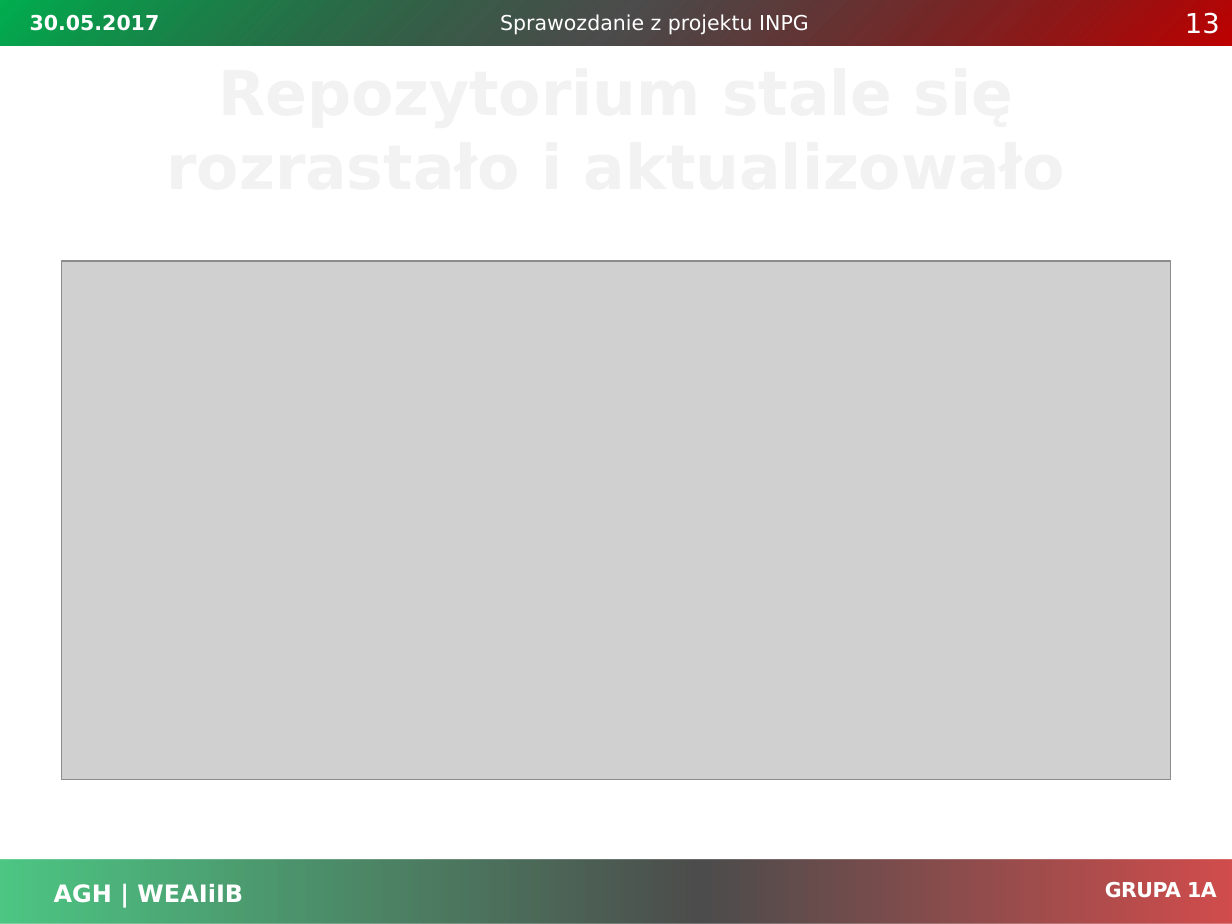
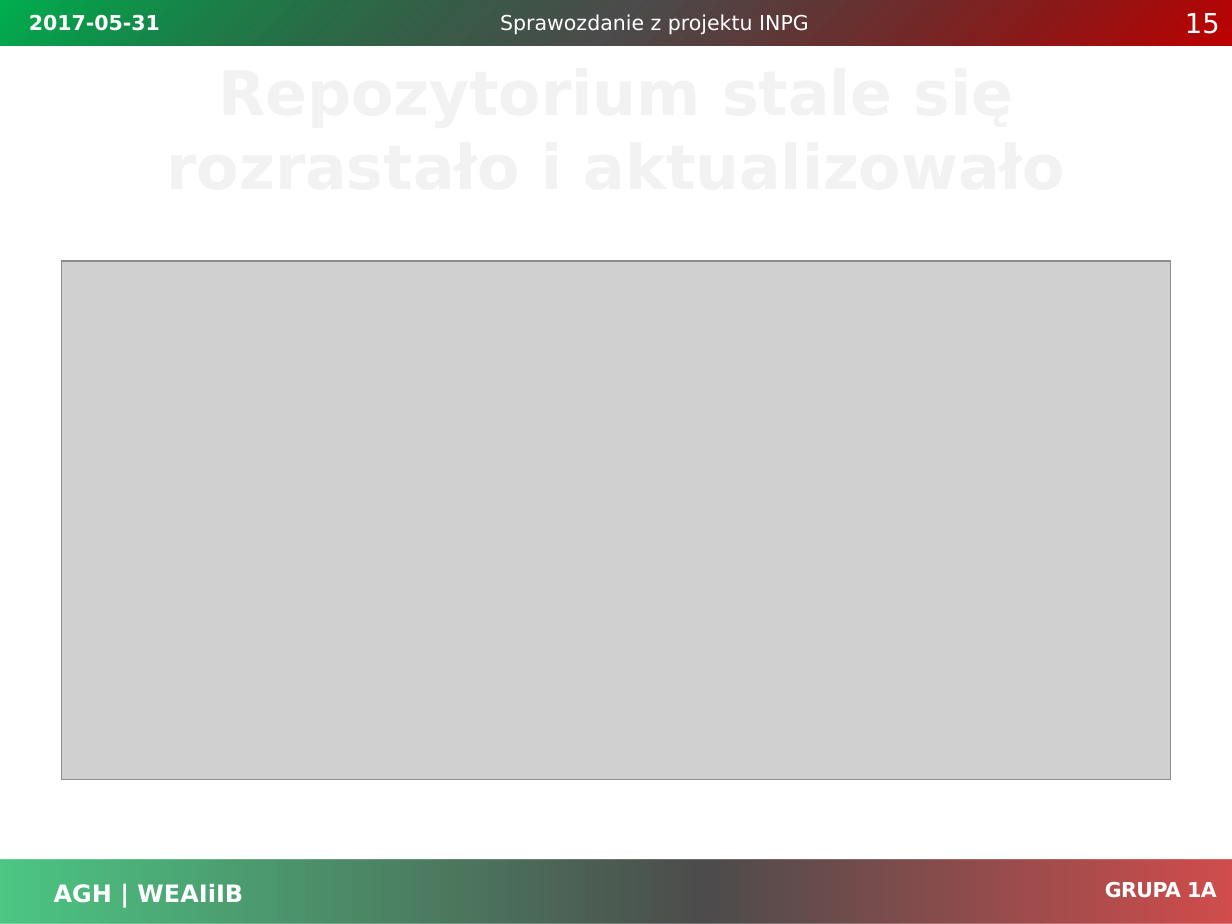
Before and after one commit to hubdworniok/warcaby, a slide deck: slide 15 of Dokumentacja/prezentacja_sprawozdanie.pptx (slide 13 before the commit). Drawn at 1232x924 pixels with LibreOffice and Linux fonts; fonts in the diff are those of the drawing; grey boxes stand for pictures; background and template pictures are left out. Boxes give left, top, right and bottom in pixels: in the first picture for what was removed or moved away, otherwise in the second. Text is boxed around its words. In the diff, an @@ line names an element or a change of style, - is before the commit and + after.

```diff
--- a/Dokumentacja/prezentacja_sprawozdanie.pptx
+++ b/Dokumentacja/prezentacja_sprawozdanie.pptx
@@ text at (29,14,160,31): text changed @@
-30.05.2017
+2017-05-31
@@ page number at (1185,13,1220,34): text changed @@
-13
+15
```
Also in this commit, not shown: 11 other slides changed, 5 slides added, 2 other files.
